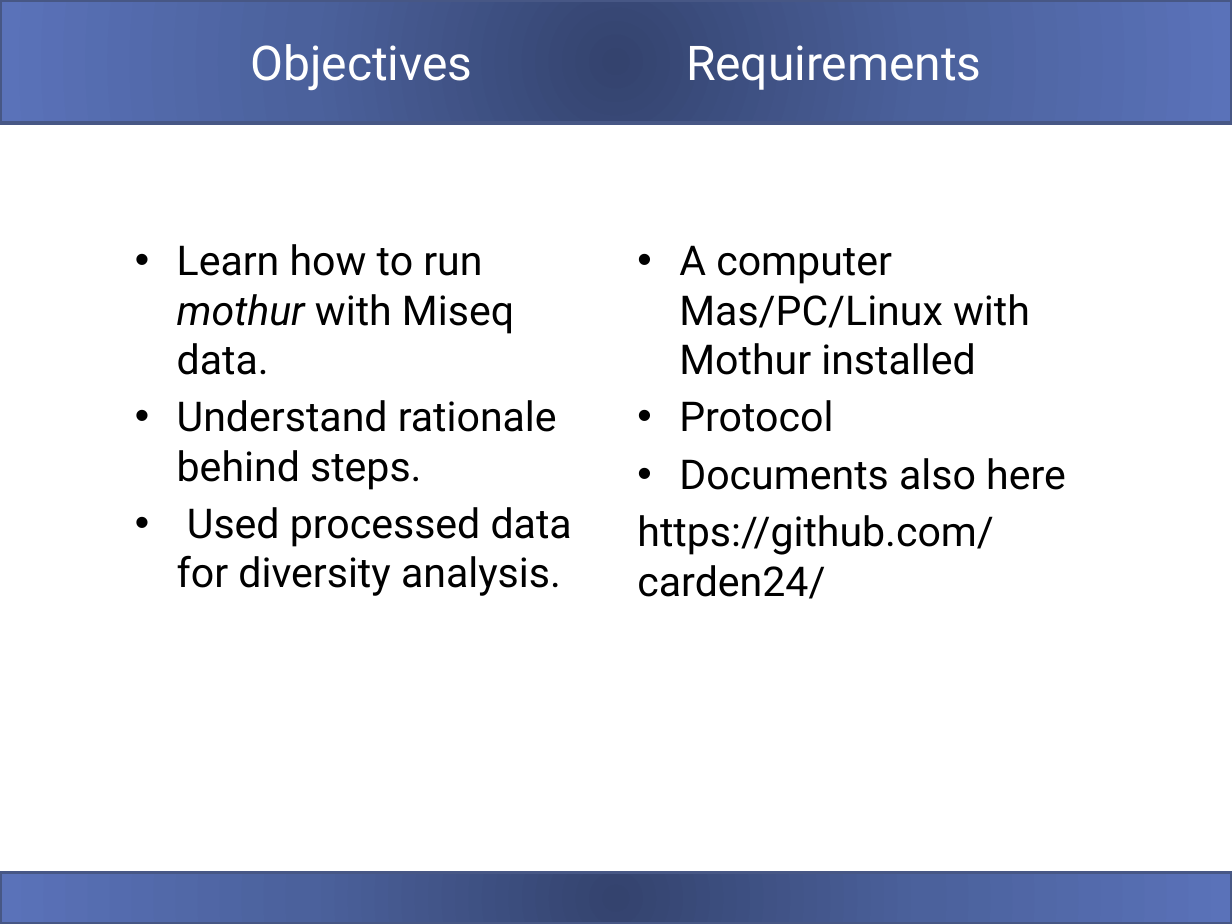
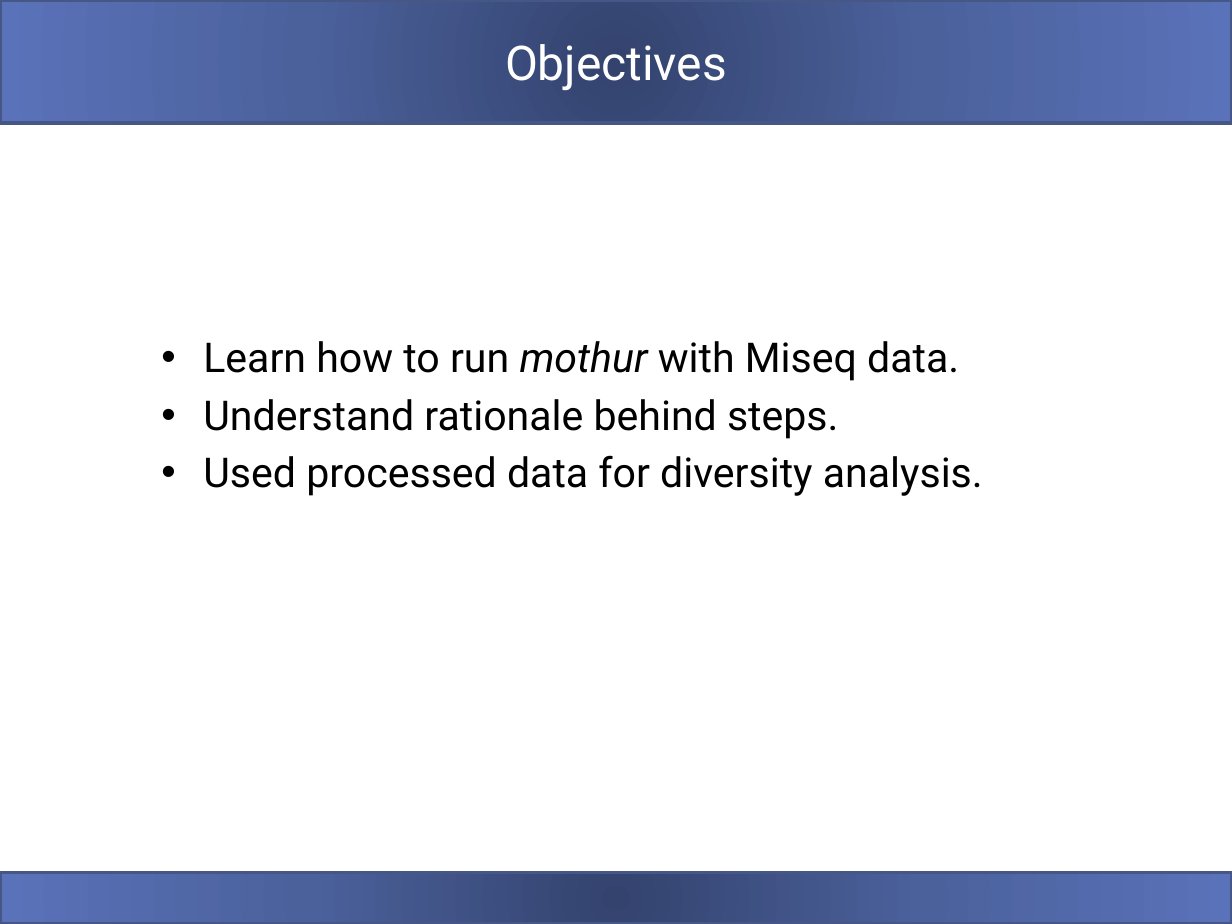
Before and after one commit to carden24/2018_Taller_Genomica_ambiental, a slide deck: slide 10 of W3_16S_analysis.pptx (slide 2 before the commit). Drawn at 1232x924 pixels with LibreOffice and Linux fonts; fonts in the diff are those of the drawing. Boxes give left, top, right and bottom in pixels: in the first picture for what was removed or moved away, otherwise in the second. Text is boxed around its words. In the diff, an @@ line names an element or a change of style, - is before the commit and + after.

```diff
--- a/W3_16S_analysis.pptx
+++ b/W3_16S_analysis.pptx
@@ title at <box>505,44,727,90</box>: text changed @@
-Objectives Requirements
+Objectives
@@ text removed at <box>637,245,1066,599</box> @@
-• A computer Mas/PC/Linux with Mothur installed
-• Protocol
-• Documents also here
-https://github.com/carden24/
@@ text "Learn how to run mothur ..." rewrapped from <box>177,244,572,596</box> to <box>203,341,983,496</box> @@
```
Also in this commit, not shown: 2 other slides changed, 12 slides added, 10 other files.
